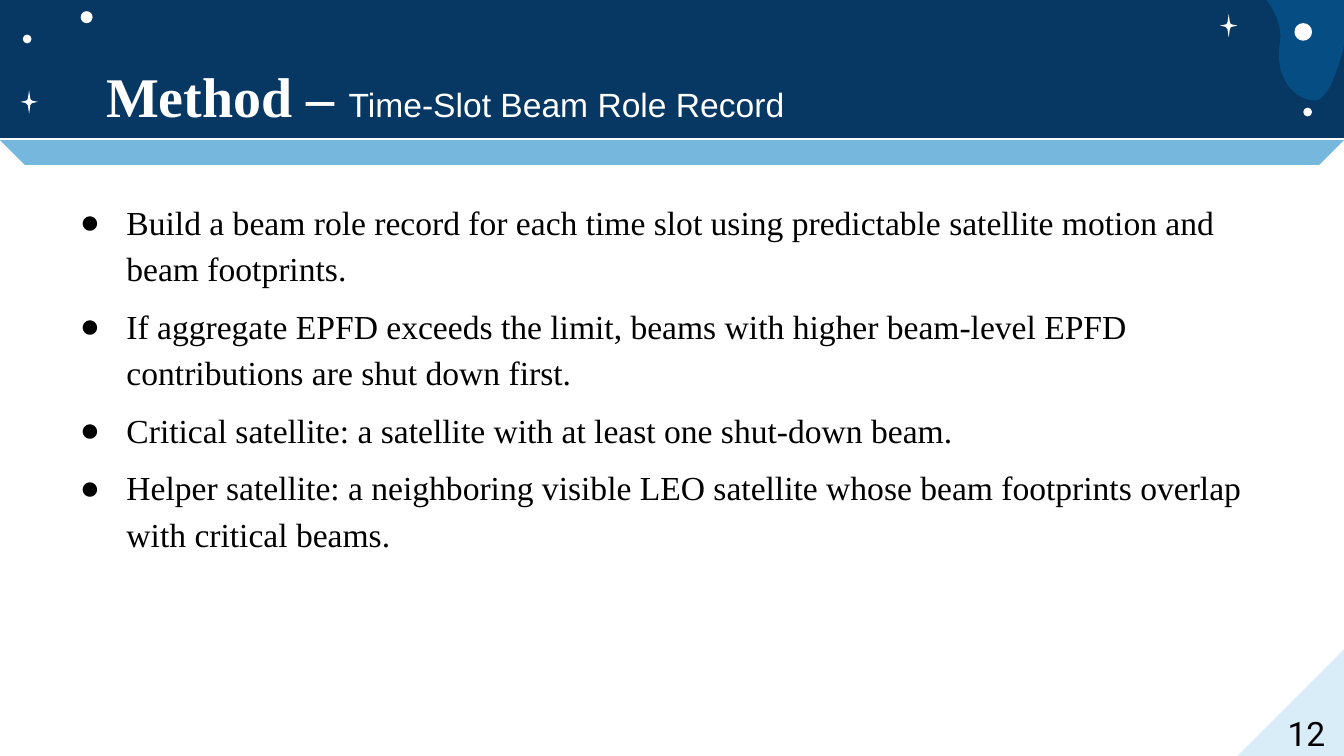
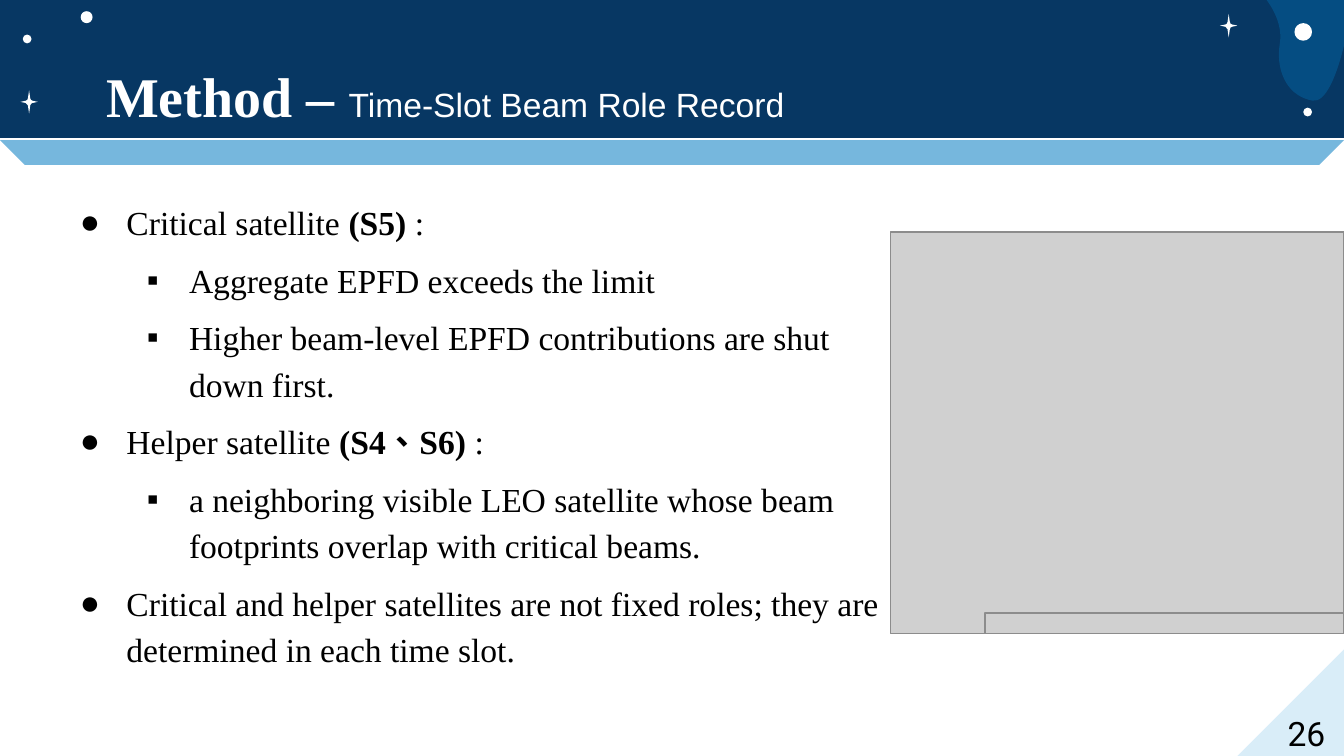
Before and after one commit to jacky9111/jacky_code, a slide deck: slide 26 of jacky_code/口試投影片.pptx (slide 12 before the commit). Drawn at 1344x756 pixels with LibreOffice and Linux fonts; fonts in the diff are those of the drawing; grey boxes stand for pictures. Boxes give left, top, right and bottom in pixels: in the first picture for what was removed or moved away, otherwise in the second. Text is boxed around its words. In the diff, an @@ line names an element or a change of style, - is before the commit and + after.

```diff
--- a/jacky_code/口試投影片.pptx
+++ b/jacky_code/口試投影片.pptx
@@ text at (126, 211, 878, 663): text changed @@
-● Build a beam role record for each time slot using predictable satellite motion and beam footprints.
-● If aggregate EPFD exceeds the limit, beams with higher beam-level EPFD contributions are shut down first.
-● Critical satellite: a satellite with at least one shut-down beam.
-● Helper satellite: a neighboring visible LEO satellite whose beam footprints overlap with critical beams.
+● Critical satellite (S5) :
+  ▪ Aggregate EPFD exceeds the limit
+  ▪ Higher beam-level EPFD contributions are shut down first.
+● Helper satellite (S4、S6) :
+  ▪ a neighboring visible LEO satellite whose beam footprints overlap with critical beams.
+● Critical and helper satellites are not fixed roles; they are determined in each time slot.
@@ picture added at (890, 233, 1344, 634) @@
@@ picture added at (985, 613, 1344, 633) @@
@@ page number at (1288, 721, 1326, 747): text changed @@
-12
+26
```
Also in this commit, not shown: 12 other slides changed, 36 slides added, 42 other files.
